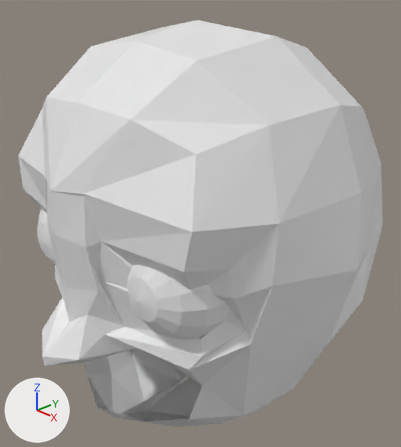
A saved change to the Blender file head-last (1).blend.
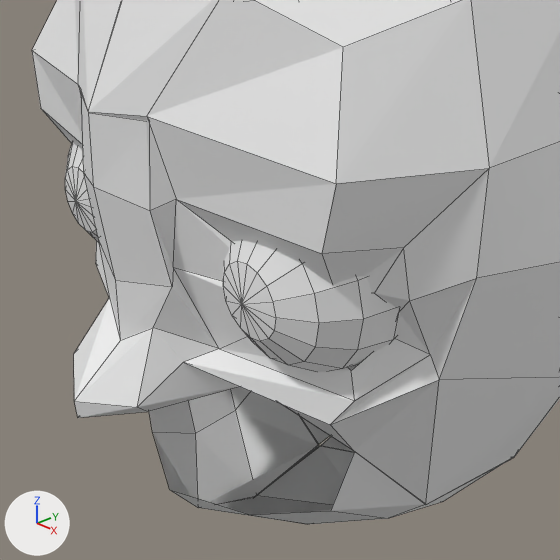
Old and new are each drawn whole from a 50 mm camera at (0.221, -0.207, 1.539) aimed at (-0.001, 0.002, 1.409) and again close up on the part from 0% to 80% of the width and 28% to 100% of the height. The lights are fixed; the arrows at lower left show +X, +Y and +Z. The close-ups show mesh edges as thin lines.
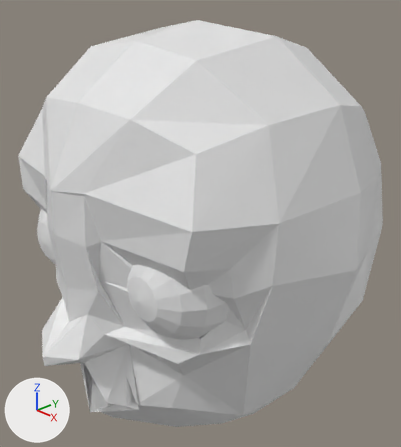
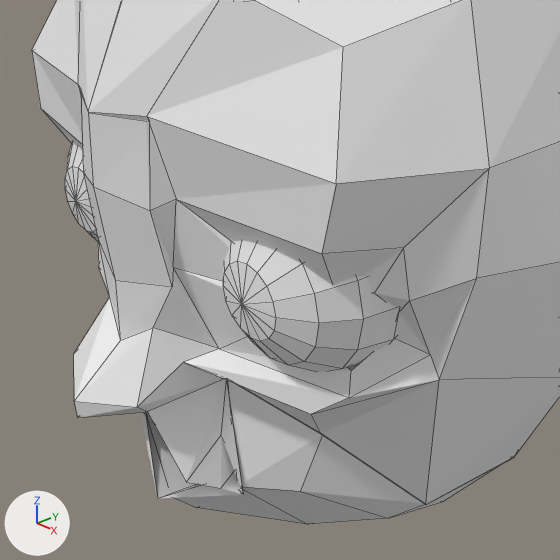
Where the change shows, as pixel boxes (x1, y1, x2, y2) in the close-ups (560 x 560 px):
part 1 of me_roundcube_001, built on
    before: (96, 241, 439, 524)
    after: (98, 243, 439, 524)

What the commit changed:
me_roundcube_001 has 105 vertices, 86 faces and spans x -0.01..0.81, y -0.93..0.96, z -0.98..1.0.
me_roundcube_001 is used by ob_face; location (-0.0009, 0.0003, 1.4081); scale (0.115, 0.115, 0.115).
Verts and faces of me_roundcube_001; kept vertices keep their numbers, new ones are numbered from 105.
Before the commit, vertices of me_roundcube_001: 13 (0.21, -0.54, -0.37), 18 (0.52, -0.46, -0.45) at pixel (353, 450), 22 (0.58, -0.52, -0.24) at pixel (354, 400), 54 (0.22, -0.54, -0.37), 55 (0.52, -0.46, -0.45) at pixel (354, 451).
Before the commit, vertices of me_roundcube_001: 58 (0.0, -0.68, -0.77) at pixel (169, 489), 63 (0.22, -0.54, -0.37), 64 (0.52, -0.46, -0.45) at pixel (354, 451), 70 (0.24, -0.59, -0.76) at pixel (250, 514), 71 (0.46, -0.49, -0.67) at pixel (330, 510).
Before the commit, vertices of me_roundcube_001: 79 (0.54, -0.56, -0.31) at pixel (330, 424), 95 (0.09, -0.78, -0.4) at pixel (147, 411).
Part 1, on me_roundcube_001:
Vertices 18, 55, 64 move by (-0.09, -0.03, 0.01).
Vertex 13 moves to (0.18, -0.59, -0.35), pixel (226, 378).
Vertex 22 moves to (0.57, -0.52, -0.23), pixel (349, 397).
Vertex 54 moves to (0.18, -0.59, -0.35).
Vertex 63 moves to (0.18, -0.59, -0.35).
Vertex 58 moves to (0.0, -0.68, -0.8).
Vertex 70 moves to (0.23, -0.61, -0.66).
Vertex 71 moves to (0.37, -0.52, -0.64), pixel (300, 491).
Vertex 79 moves to (0.49, -0.57, -0.3), pixel (311, 414).
New vertex 105 is at (0.2, -0.64, -0.49), pixel (220, 435).
New vertex 106 is at (0.2, -0.75, -0.58), pixel (186, 482).
New vertex 107 is at (0.2, -0.59, -0.62).
New vertex 108 is at (0.24, -0.67, -0.63), pixel (220, 488).
New vertex 109 is at (0.26, -0.61, -0.67), pixel (243, 494).
New vertex 110 is at (0.2, -0.62, -0.64).
New vertex 111 is at (0.0, -0.55, -0.82).
New vertex 112 is at (0.0, -0.72, -0.78), pixel (157, 498).
New faces: (13, 95, 106, 105), (105, 106, 108, 107), (107, 108, 110, 109), (109, 110, 112, 111), (13, 105, 107, 109), (63, 70, 71, 64).
